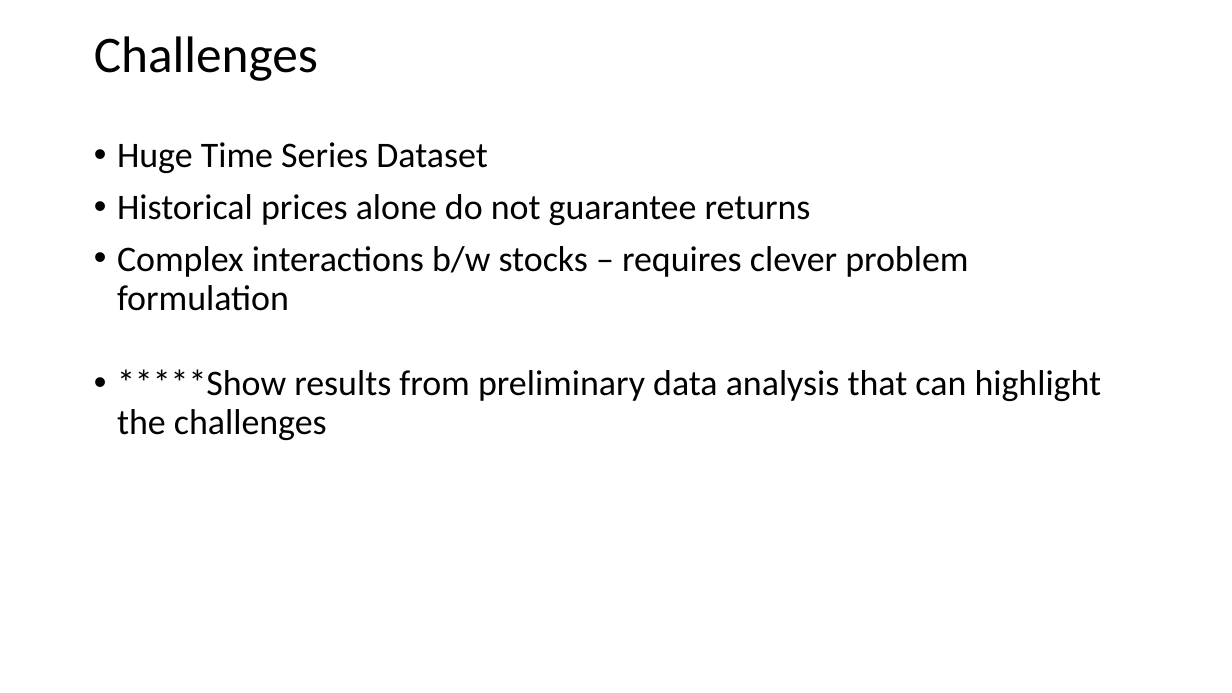
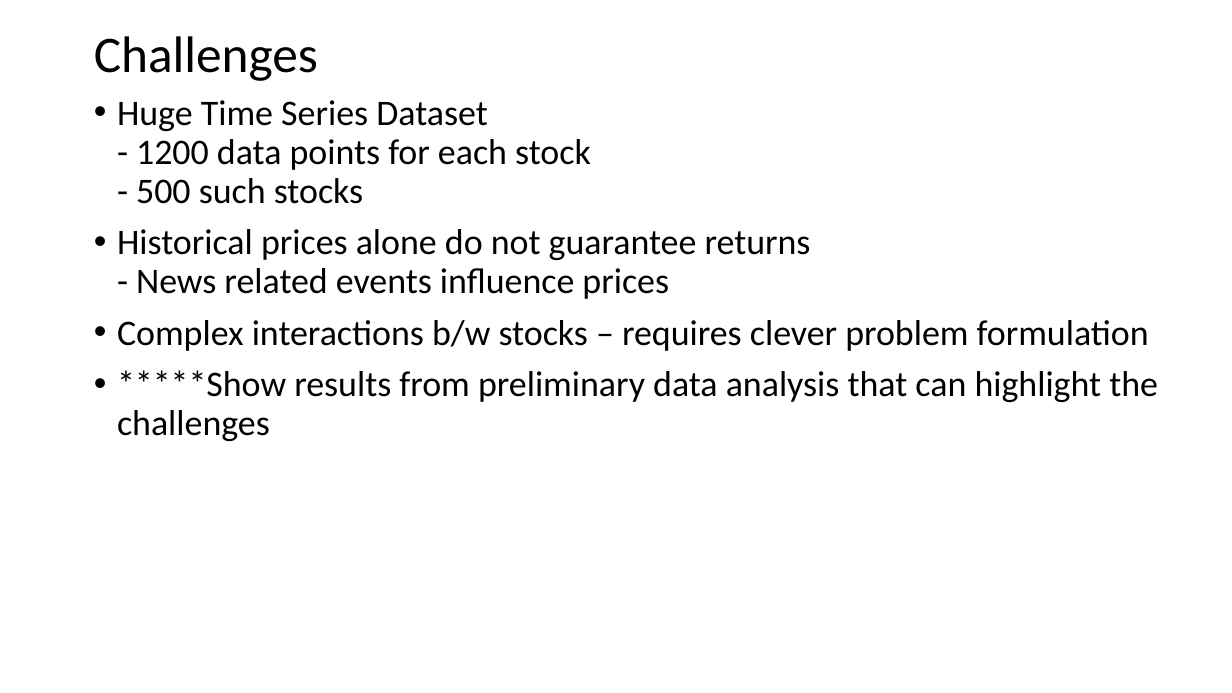
Before and after one commit to gowthamkuntumalla/ECE498_Final_Project, a slide deck: slide 6 of Docs/Final_Presentation_Template.pptx. Drawn at 1232x693 pixels with LibreOffice and Linux fonts; fonts in the diff are those of the drawing. Boxes give left, top, right and bottom in pixels: in the first picture for what was removed or moved away, otherwise in the second. Text is boxed around its words. In the diff, an @@ line names an element or a change of style, - is before the commit and + after.

Commit message:
update ppt

```diff
--- a/Docs/Final_Presentation_Template.pptx
+++ b/Docs/Final_Presentation_Template.pptx
@@ text "Huge Time Series Dataset - ...": place and size @@
-text "Huge Time Series Dataset - ..." at (117,142,1102,440)
+text "Huge Time Series Dataset - ..." at (117,100,1158,441)
@@ text at (117,100,811,299): text changed @@
-• Huge Time Series Dataset
-• Historical prices alone do not guarantee returns
+• Huge Time Series Dataset
+  - 1200 data points for each stock
+  - 500 such stocks
+• Historical prices alone do not guarantee returns
+  - News related events influence prices
```
Also in this commit, not shown: 2 other slides changed, 3 slides added, 1 other file.
